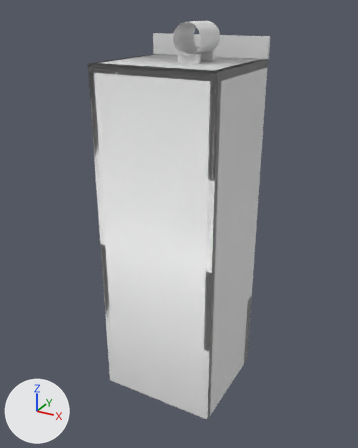
Renders of the OBJ model Assets/TramChanh/Art/Models/Environment/SM_Shopfront_B.obj from each side of a commit.
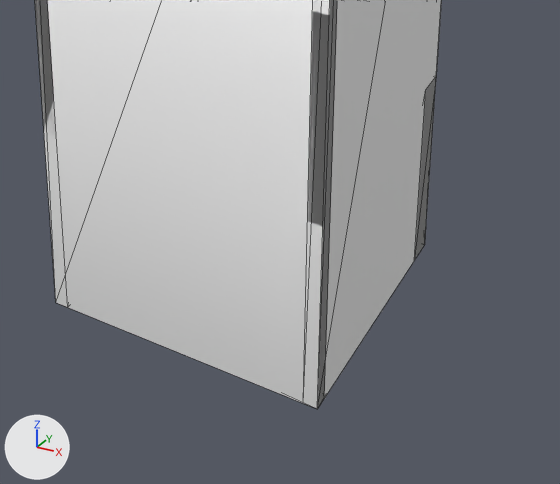
The first picture shows the older version from a 50 mm camera at (9.05, -18.87, 15.83) aimed at (-0.15, -2.15, 7.47). The close-ups show the older and then the newer version on the part from 25% to 83% of the width and 60% to 100% of the height of that picture. Only the edits that show in the close-ups are written down. Arrows for +X, +Y and +Z are at lower left; the lights stay in place. The close-ups show mesh edges as thin lines. Where no turn or scale is listed for an object, it has been applied to the vertices. Vertices at exactly the same position are counted once.

The older version as bpy lines, for what is in view:
```python
me_sm_shopfront_b = bpy.data.meshes.new('SM_Shopfront_B')
me_sm_shopfront_b.from_pydata(...)  # 102 vertices, 160 faces; spans x -2.5..2.5, y -4.5..0.5, z 0.0..15.4
# before: 0 (-2.5, 0.0, 0.0), 1 (-2.5, -4.5, 0.0) at pixel (55, 302), 4 (-2.2, 0.0, 0.0), 5 (-2.2, -4.5, 0.0) at pixel (67, 307), 8 (2.2, 0.0, 0.0)
# before: 9 (2.2, -4.5, 0.0) at pixel (303, 403), 12 (2.5, 0.0, 0.0) at pixel (424, 244), 13 (2.5, -4.5, 0.0) at pixel (317, 409), 16 (-2.5, -4.2, 0.0), 18 (2.5, -4.2, 0.0) at pixel (324, 398)
# before: 26 (-2.2, -0.5, 0.0), 27 (2.2, -0.5, 0.0), 30 (-2.5, -0.5, 0.0), 32 (-2.2, 0.0, 0.0), 34 (2.2, 0.0, 0.0)
# before: 36 (2.5, -0.5, 0.0) at pixel (414, 260)
ob_sm_shopfront_b = bpy.data.objects.new('SM_Shopfront_B', me_sm_shopfront_b)
ob_sm_shopfront_b.location = (0.0, 0.0, 0.0)
```
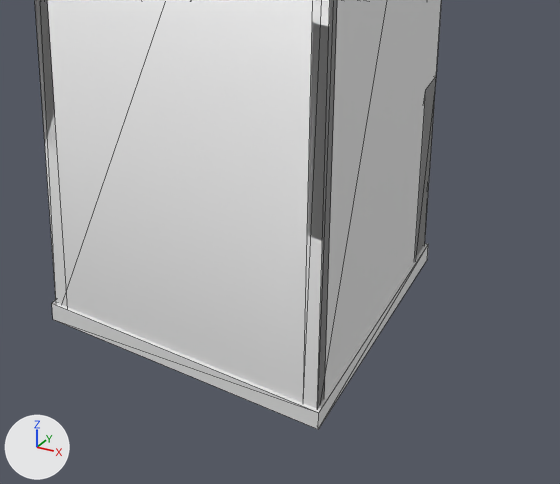
The change, as a list of edits to the scene's bpy script:
```text
Change me_sm_shopfront_b:
    used by ob_sm_shopfront_b; location = (0.0, 0.0, 0.0)
    verts and faces of me_sm_shopfront_b; kept vertices keep their numbers, new ones are numbered from 102
    remove me_sm_shopfront_b.from_pydata(...)  # 102 vertices, 160 faces; spans x -2.5..2.5, y -4.5..0.5, z 0.0..15.4
    add me_sm_shopfront_b.from_pydata(...)  # 110 vertices, 172 faces; spans x -2.5..2.5, y -4.6..0.5, z -0.3..15.4
    me_sm_shopfront_b part 1: a new loose piece, a box spanning x -2.55..2.55, y -4.55..0.05, z -0.35..0.0
    me_sm_shopfront_b part 2
    add for i in [0, 1, 4, 5, 8, 9, 12, 13, 16, 18, 26, 27, 30, 32, 34, 36]: verts[i] += (0.0, 0.0, -0.3)
```

Changed parts and their boxes [x1, y1, x2, y2] in the close-ups (560 x 484 px; the box of a moved part takes in the faces that stretch with it):
'SM_Shopfront_B', reshaped
    before: [35, 0, 441, 409]
    after: [35, 0, 441, 429]
part 1 of me_sm_shopfront_b, added
    after: [52, 243, 428, 429]
part 2 of me_sm_shopfront_b, moved or reshaped
    both: [38, 0, 440, 409]
